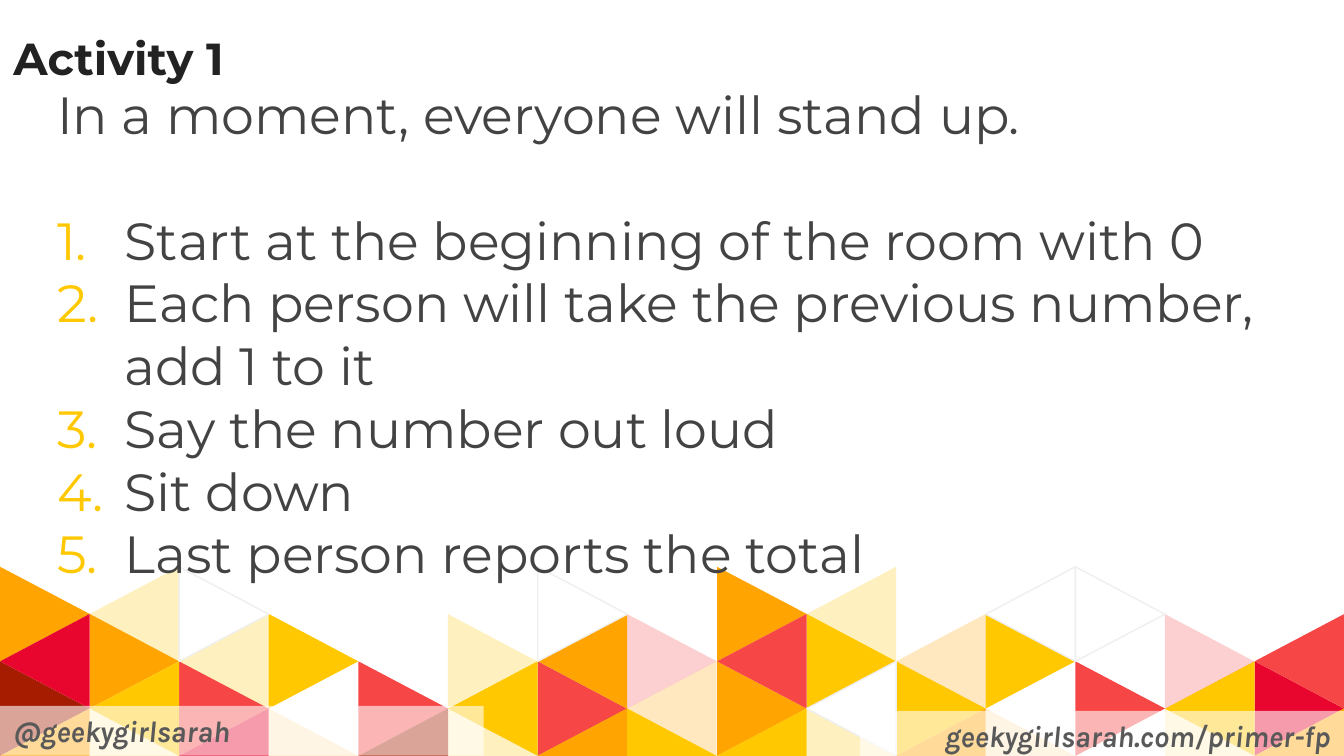
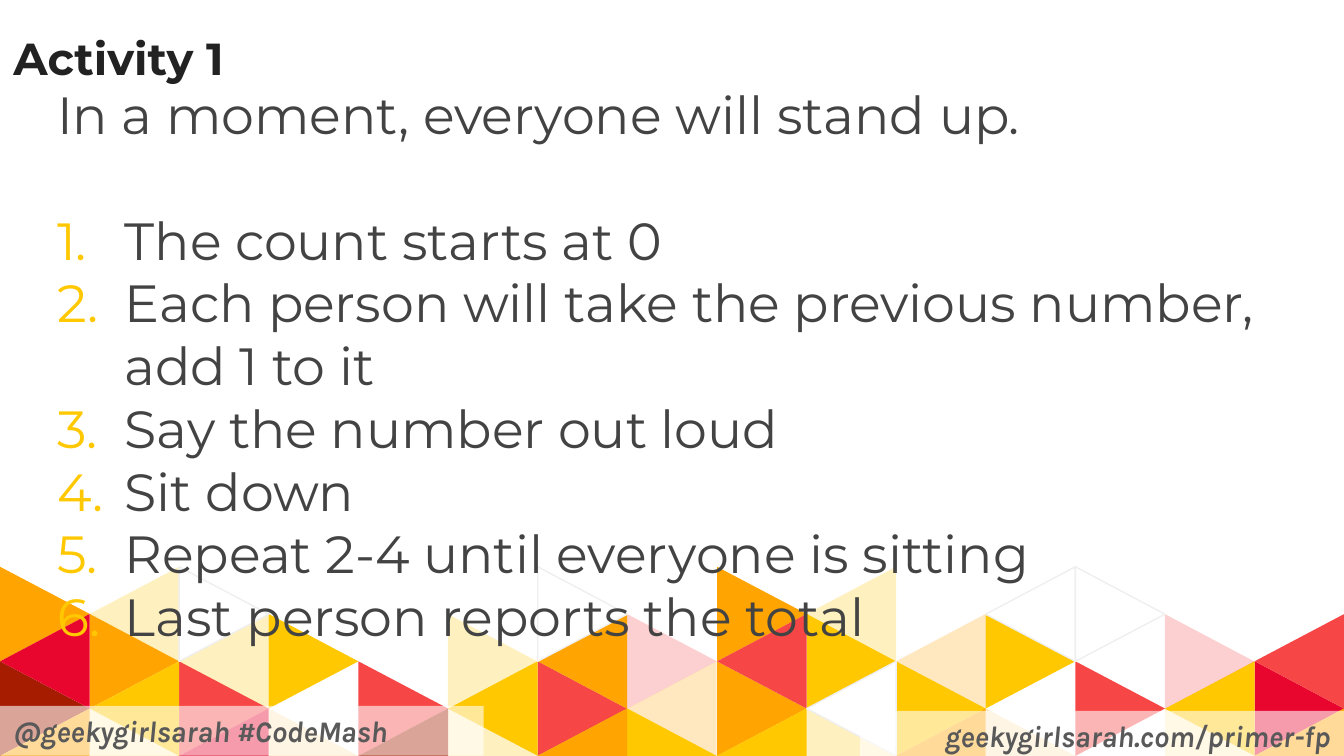
Before and after one commit to geekygirlsarah/talk-a_primer_on_functional_programming, a slide deck: slide 55 of A Primer on Functional Programming.pptx (slide 53 before the commit). Drawn at 1344x756 pixels with LibreOffice and Linux fonts; fonts in the diff are those of the drawing. Boxes give left, top, right and bottom in pixels: in the first picture for what was removed or moved away, otherwise in the second. Text is boxed around its words. In the diff, an @@ line names an element or a change of style, - is before the commit and + after.

Commit message:
Update slides from CodeMash 2019

```diff
--- a/A Primer on Functional Programming.pptx
+++ b/A Primer on Functional Programming.pptx
@@ text at [125,221,662,261]: text changed @@
-  1. Start at the beginning of the room with 0
+  1. The count starts at 0
@@ text at [125,534,1029,586]: paragraph added @@
+  5. Repeat 2-4 until everyone is sitting
@@ text in rectangle at [13,715,388,750]: text changed @@
-@geekygirlsarah
+@geekygirlsarah #CodeMash
```
Also in this commit, not shown: 62 other slides changed, 3 slides added, 1 other file.
